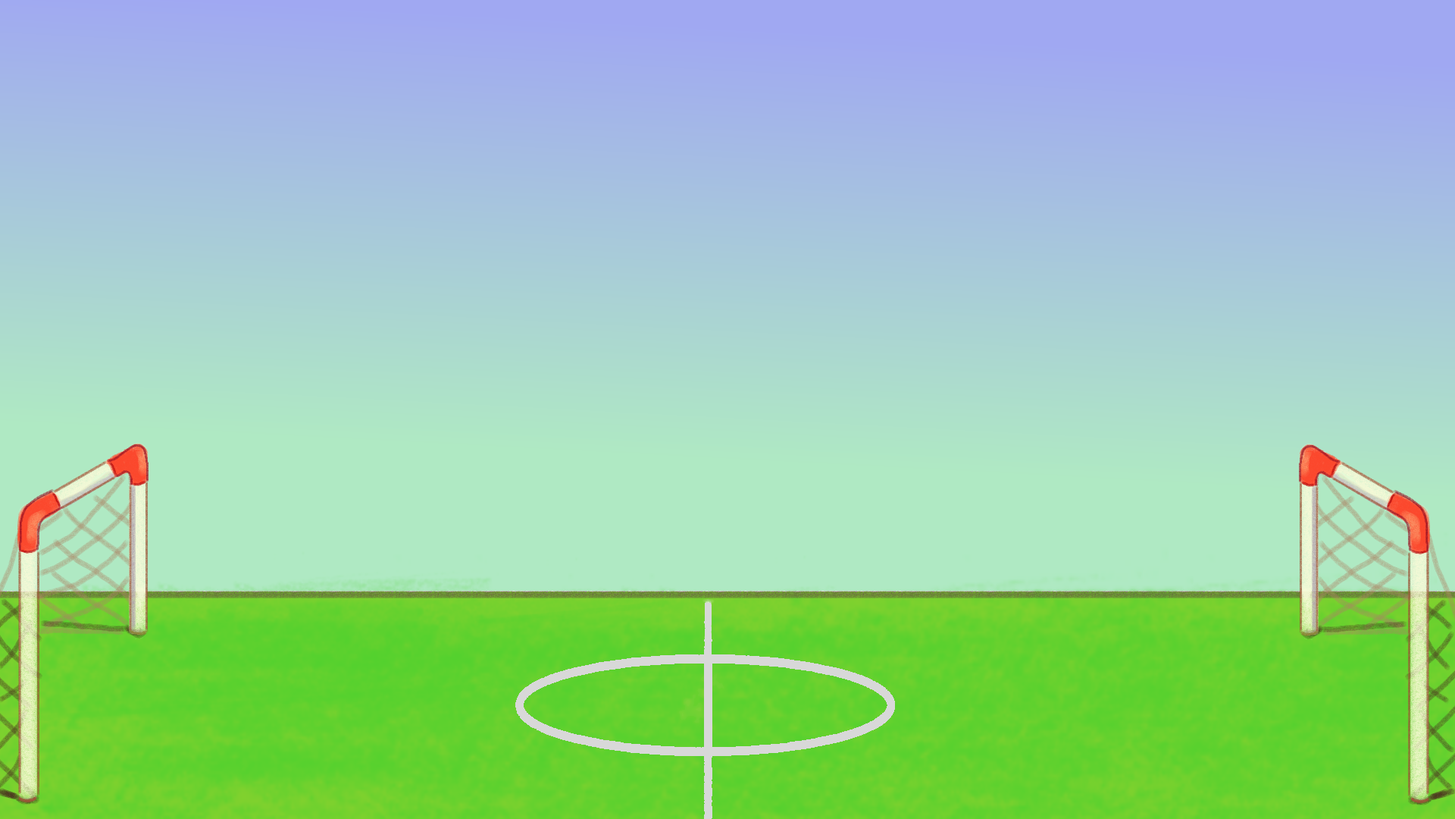
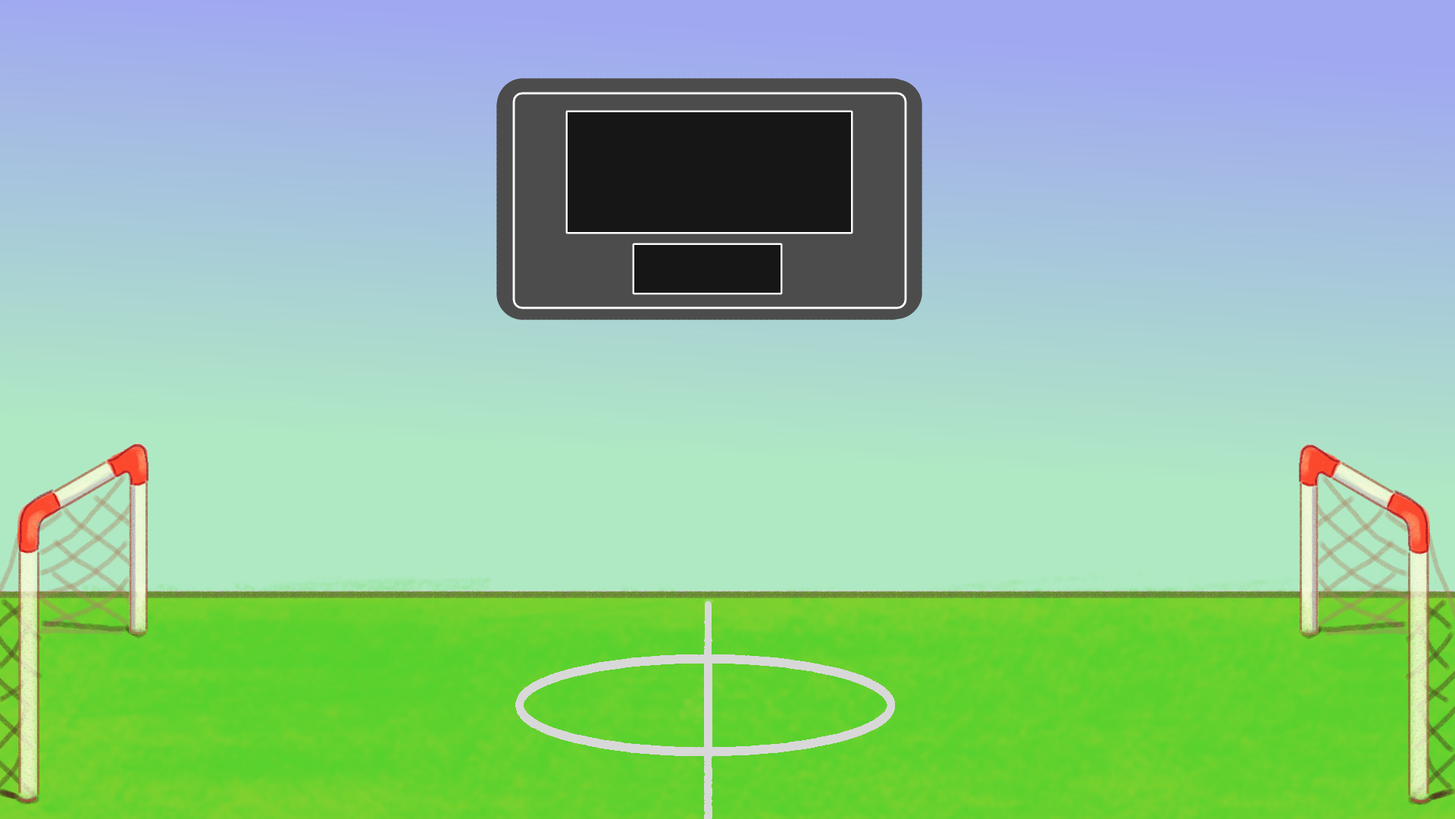
Layers edited between the first and the second 1455x819 image:
added layer "Paint Layer 1" above "back" over [496, 78, 923, 320]
painted on "back" over [496, 78, 923, 320]
